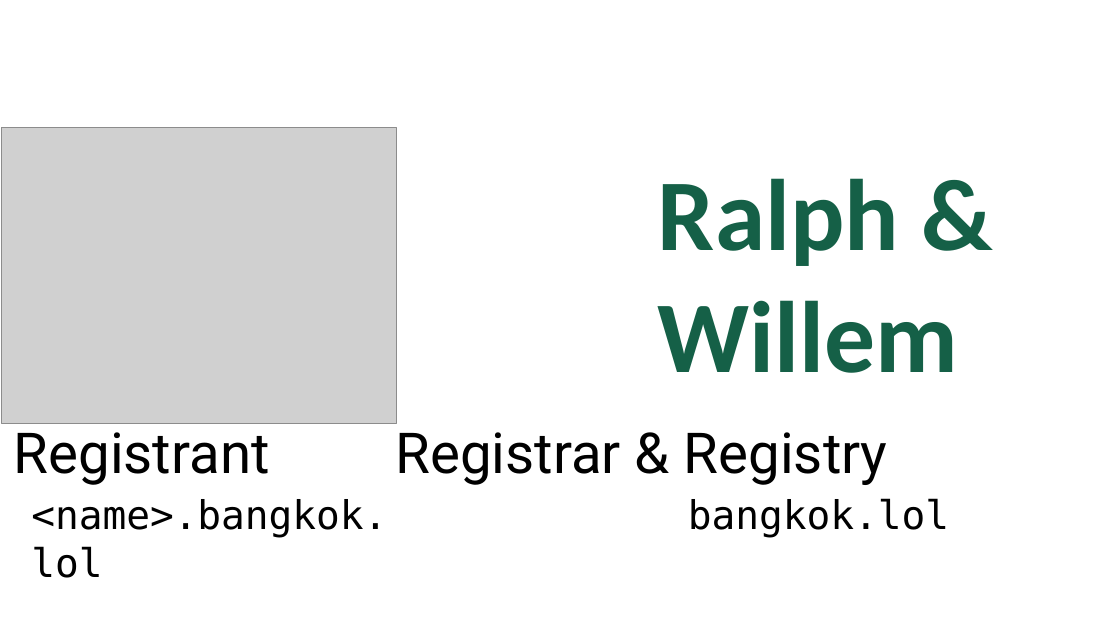
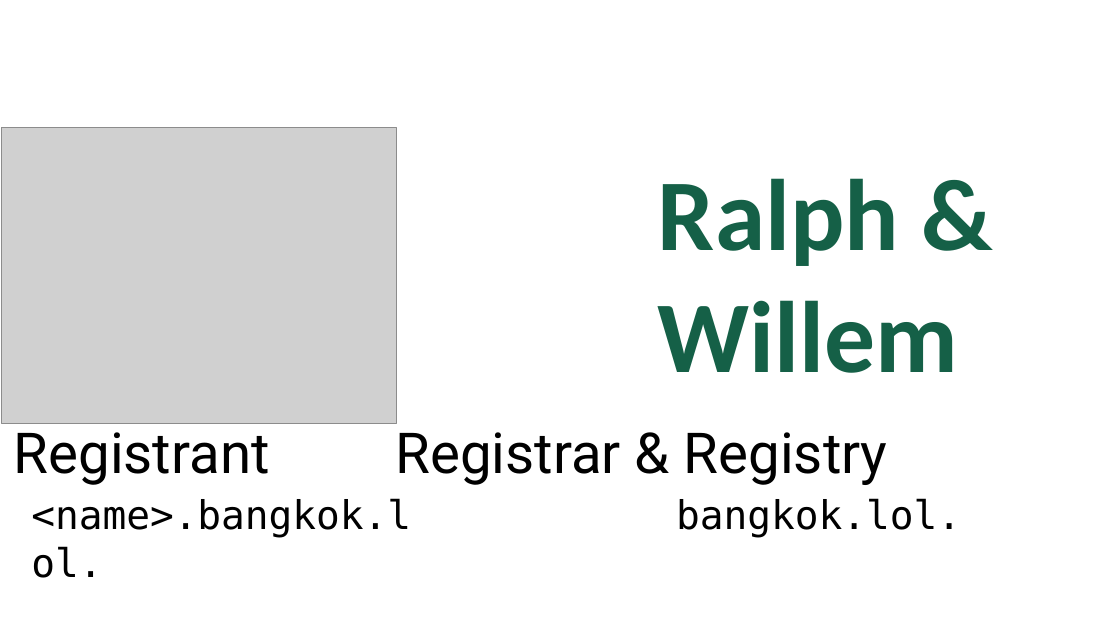
Before and after one commit to NLnetLabs/CSWDNS, a slide deck: slide 3 of slides/30-RRR.odp. Drawn at 1120x630 pixels with LibreOffice and Linux fonts; fonts in the diff are those of the drawing; grey boxes stand for pictures. Boxes give left, top, right and bottom in pixels: in the first picture for what was removed or moved away, otherwise in the second. Text is boxed around its words. In the diff, an @@ line names an element or a change of style, - is before the commit and + after.

```diff
--- a/slides/30-RRR.odp
+++ b/slides/30-RRR.odp
@@ text at (x1=31, y1=498, x2=411, y2=538): text changed @@
-<name>.bangkok.lol
+<name>.bangkok.lol.
@@ text at (x1=676, y1=498, x2=961, y2=538): text changed @@
-bangkok.lol
+bangkok.lol.
```
Also in this commit, not shown: 1 other slide changed, 24 other files.
